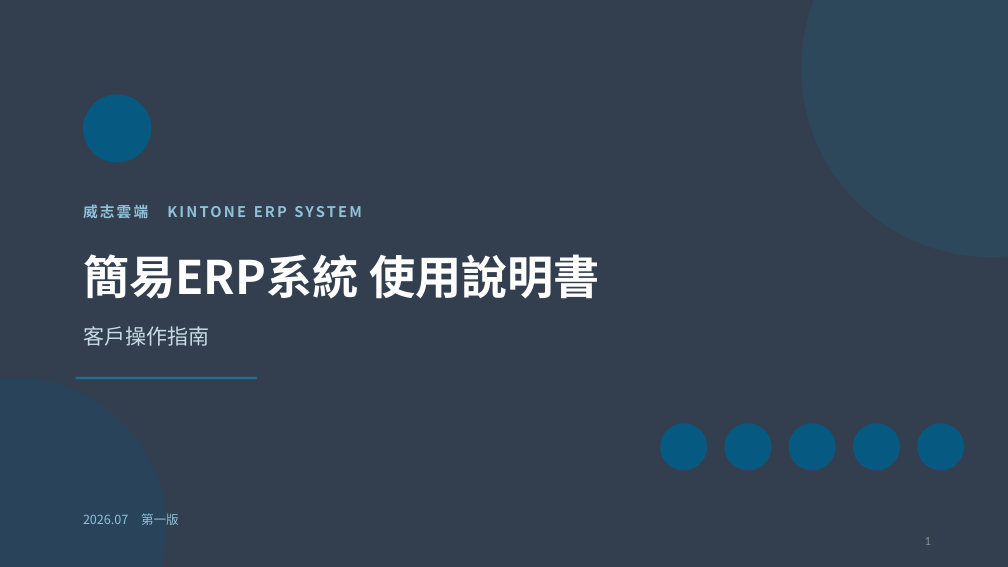
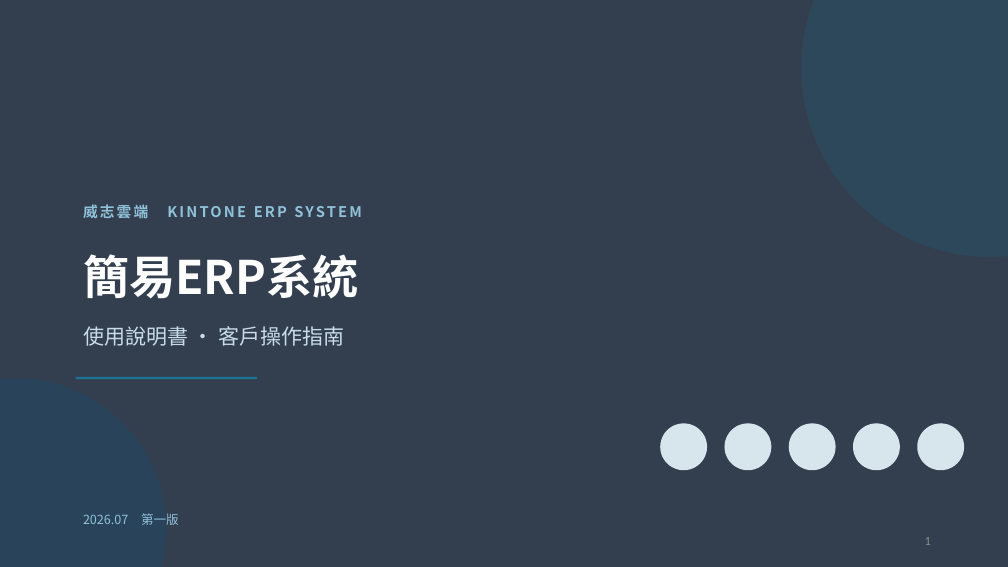
Before and after one commit to nkn262628/simple-erp-system, a slide deck: slide 1 of ERP說明_使用者篇.pptx. Drawn at 1008x567 pixels with LibreOffice and Linux fonts; fonts in the diff are those of the drawing; background and template pictures are left out. Boxes give left, top, right and bottom in pixels: in the first picture for what was removed or moved away, otherwise in the second. Text is boxed around its words. In the diff, an @@ line names an element or a change of style, - is before the commit and + after.

Commit message:
修訂說明書

```diff
--- a/ERP說明_使用者篇.pptx
+++ b/ERP說明_使用者篇.pptx
@@ ellipse removed at (83,95,151,163) @@
@@ text at (83,254,359,299): text changed @@
-簡易ERP系統 使用說明書
+簡易ERP系統
@@ text at (83,326,345,346): text changed @@
-客戶操作指南
+使用說明書 · 客戶操作指南
@@ fill #065A82 to #D6E6EC in 5 elements at (660,423,707,470), (724,423,771,470), (789,423,836,470), (853,423,900,470), (917,423,964,470) @@
```
Also in this commit, not shown: 10 other slides changed, 3 other files.
